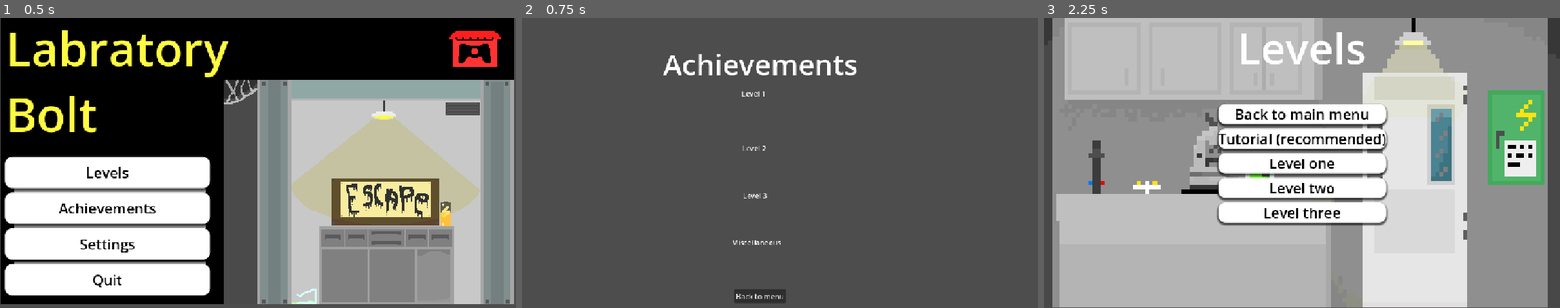
Above: before the commit, frames 1-3 (left to right).
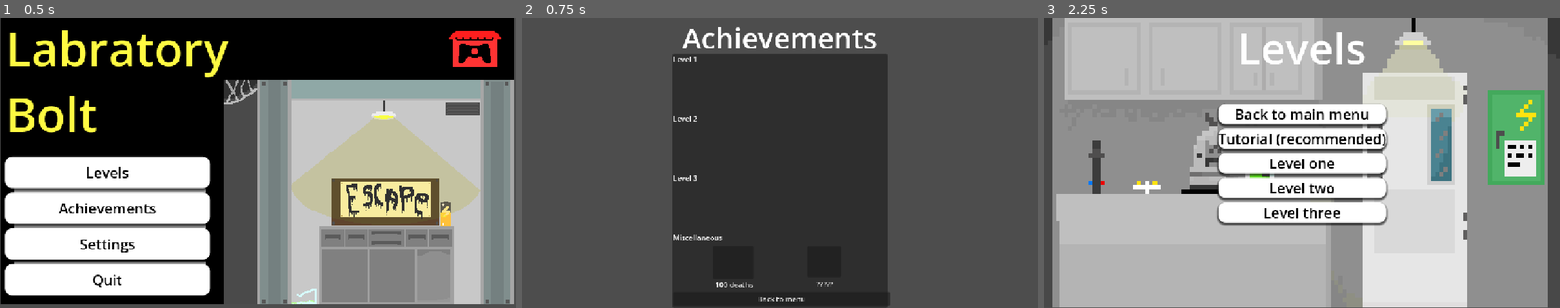
Above: after the commit, the same moments.

Repository: jackrichards-hub/ASSESSMENT
Game: Godot game, scene res://Scenes/menu.tscn
Same seed, same stepped clock (60 frames per second), same inputs: the game is played once before the commit and once after it.
Inputs:
- Up to frame 1 (0.5 s): no input
- Up to frame 2 (0.75 s): click "Achievements" at 0.5 s
- Up to frame 3 (2.25 s): click "Back to menu" at 1.25 s; click "Levels" at 2 s

Frame 1 is identical in both runs. In frame 2, 37% of the frame differs, in the area x 27-72%, y 3-100%; in frame 3, nothing differs.

Commit message:
Set up the script and layout for achievements. Connected this with each level and added a winning time variable to differentiate from total_time_left variable.

Diff:
--- a/assessment-for-year-12/Scenes/achievements.tscn
+++ b/assessment-for-year-12/Scenes/achievements.tscn
@@ -1,53 +1,248 @@
 [gd_scene format=3 uid="uid://driupamdf7o0j"]
 
-[ext_resource type="Script" uid="uid://y4n7mc3671fj" path="res://Scripts/achievements.gd" id="1_7xtne"]
-
-[node name="Achievements" type="Node2D" unique_id=449601824]
-position = Vector2(0, 2)
+[ext_resource type="Script" uid="uid://q03tgujraqbp" path="res://Scripts/achievements.gd" id="1_7xtne"]
+
+[node name="Achievements" type="Control" unique_id=192996801]
+layout_mode = 3
+anchors_preset = 15
+anchor_right = 1.0
+anchor_bottom = 1.0
+grow_horizontal = 2
+grow_vertical = 2
 script = ExtResource("1_7xtne")
 
-[node name="Button" type="Button" parent="." unique_id=41574659]
-offset_left = 474.0
-offset_top = 604.0
-offset_right = 589.0
-offset_bottom = 635.0
-text = "Back to menu"
-
-[node name="Achievements" type="Label" parent="." unique_id=732970989]
-offset_left = 315.0
-offset_top = 57.0
-offset_right = 751.0
-offset_bottom = 155.0
+[node name="Label" type="Label" parent="." unique_id=341590186]
+layout_mode = 1
+anchors_preset = 5
+anchor_left = 0.5
+anchor_right = 0.5
+offset_left = -218.0
+offset_right = 218.0
+offset_bottom = 89.0
+grow_horizontal = 2
 theme_override_font_sizes/font_size = 64
 text = "Achievements"
 
-[node name="Level1" type="Label" parent="." unique_id=1710268848]
-offset_left = 490.0
-offset_top = 155.0
-offset_right = 588.0
-offset_bottom = 204.0
-text = "Level 1
+[node name="Achievement menu" type="Panel" parent="." unique_id=1761151989]
+layout_mode = 0
+offset_left = 336.0
+offset_top = 80.0
+offset_right = 816.0
+offset_bottom = 647.0
+
+[node name="Achievement list" type="VBoxContainer" parent="." unique_id=294688140]
+layout_mode = 0
+offset_left = 337.0
+offset_top = 80.0
+offset_right = 822.0
+offset_bottom = 646.0
+theme_override_constants/separation = 110
+
+[node name="Level1" type="HBoxContainer" parent="Achievement list" unique_id=1648204468]
+layout_mode = 2
+
+[node name="Label" type="Label" parent="Achievement list/Level1" unique_id=41349707]
+layout_mode = 2
+text = "Level 1"
+
+[node name="level130" type="Panel" parent="Achievement list/Level1/Label" unique_id=565455950]
+visible = false
+layout_mode = 0
+offset_left = 17.0
+offset_top = 24.0
+offset_right = 121.0
+offset_bottom = 105.0
+
+[node name="Label" type="Label" parent="Achievement list/Level1/Label/level130" unique_id=852966752]
+layout_mode = 0
+offset_left = 36.0
+offset_top = 82.0
+offset_right = 96.0
+offset_bottom = 105.0
+text = "30"
+
+[node name="level160" type="Panel" parent="Achievement list/Level1/Label" unique_id=1738155955]
+visible = false
+layout_mode = 0
+offset_left = 145.0
+offset_top = 26.0
+offset_right = 264.0
+offset_bottom = 101.0
+
+[node name="Label" type="Label" parent="Achievement list/Level1/Label/level160" unique_id=848723466]
+layout_mode = 0
+offset_left = 49.0
+offset_top = 78.0
+offset_right = 89.0
+offset_bottom = 101.0
+text = "60"
+
+[node name="level1120" type="Panel" parent="Achievement list/Level1/Label" unique_id=1924481669]
+visible = false
+layout_mode = 0
+offset_left = 303.0
+offset_top = 25.0
+offset_right = 434.0
+offset_bottom = 99.0
+
+[node name="Label" type="Label" parent="Achievement list/Level1/Label/level1120" unique_id=395520151]
+layout_mode = 0
+offset_left = 50.0
+offset_top = 83.0
+offset_right = 89.0
+offset_bottom = 106.0
+text = "120"
+
+[node name="Level2" type="HBoxContainer" parent="Achievement list" unique_id=1918247071]
+layout_mode = 2
+
+[node name="Label" type="Label" parent="Achievement list/Level2" unique_id=10914249]
+layout_mode = 2
+text = "Level 2"
+
+[node name="level230" type="Panel" parent="Achievement list/Level2/Label" unique_id=1657041521]
+visible = false
+layout_mode = 0
+offset_left = 24.0
+offset_top = 47.0
+offset_right = 120.0
+offset_bottom = 120.0
+
+[node name="Label" type="Label" parent="Achievement list/Level2/Label/level230" unique_id=556896432]
+layout_mode = 0
+offset_left = 37.0
+offset_top = 73.0
+offset_right = 77.0
+offset_bottom = 96.0
+text = "30"
+
+[node name="level260" type="Panel" parent="Achievement list/Level2/Label" unique_id=1914164643]
+visible = false
+layout_mode = 0
+offset_left = 154.0
+offset_top = 48.0
+offset_right = 274.0
+offset_bottom = 119.0
+
+[node name="Label" type="Label" parent="Achievement list/Level2/Label/level260" unique_id=267368628]
+layout_mode = 0
+offset_left = 45.0
+offset_top = 73.0
+offset_right = 85.0
+offset_bottom = 96.0
+text = "60"
+
+[node name="level2120" type="Panel" parent="Achievement list/Level2/Label" unique_id=1262673649]
+visible = false
+layout_mode = 0
+offset_left = 315.0
+offset_top = 47.0
+offset_right = 431.0
+offset_bottom = 118.0
+
+[node name="Label" type="Label" parent="Achievement list/Level2/Label/level2120" unique_id=1640794749]
+layout_mode = 0
+offset_left = 44.0
+offset_top = 74.0
+offset_right = 84.0
+offset_bottom = 97.0
+text = "120"
+
+[node name="Level3" type="HBoxContainer" parent="Achievement list" unique_id=1940926809]
+layout_mode = 2
+
+[node name="Label" type="Label" parent="Achievement list/Level3" unique_id=2062964588]
+layout_mode = 2
+text = "Level 3"
+
+[node name="level350" type="Panel" parent="Achievement list/Level3/Label" unique_id=2042835405]
+visible = false
+layout_mode = 0
+offset_left = 10.0
+offset_top = 29.0
+offset_right = 136.0
+offset_bottom = 109.0
+
+[node name="Label" type="Label" parent="Achievement list/Level3/Label/level350" unique_id=1816491917]
+layout_mode = 0
+offset_left = 44.0
+offset_top = 79.0
+offset_right = 84.0
+offset_bottom = 102.0
+text = "30"
+
+[node name="level3100" type="Panel" parent="Achievement list/Level3/Label" unique_id=210560289]
+visible = false
+layout_mode = 0
+offset_left = 173.0
+offset_top = 29.0
+offset_right = 292.0
+offset_bottom = 109.0
+
+[node name="Label" type="Label" parent="Achievement list/Level3/Label/level3100" unique_id=1634843213]
+layout_mode = 0
+offset_left = 47.0
+offset_top = 81.0
+offset_right = 87.0
+offset_bottom = 104.0
+text = "60"
+
+[node name="level3150" type="Panel" parent="Achievement list/Level3/Label" unique_id=2024487299]
+visible = false
+layout_mode = 0
+offset_left = 314.0
+offset_top = 31.0
+offset_right = 425.0
+offset_bottom = 111.0
+
+[node name="Label" type="Label" parent="Achievement list/Level3/Label/level3150" unique_id=551148360]
+layout_mode = 0
+offset_left = 40.0
+offset_top = 83.0
+offset_right = 80.0
+offset_bottom = 106.0
+text = "120"
+
+[node name="Miscellaneous" type="HBoxContainer" parent="Achievement list" unique_id=1534744464]
+layout_mode = 2
+
+[node name="Label" type="Label" parent="Achievement list/Miscellaneous" unique_id=1483909276]
+layout_mode = 2
+text = "Miscellaneous"
+
+[node name="miscdeath" type="Panel" parent="Achievement list/Miscellaneous/Label" unique_id=2139213945]
+layout_mode = 0
+offset_left = 90.0
+offset_top = 30.0
+offset_right = 180.0
+offset_bottom = 105.0
+
+[node name="Label" type="Label" parent="Achievement list/Miscellaneous/Label/miscdeath" unique_id=347043852]
+layout_mode = 0
+offset_left = 4.0
+offset_top = 75.0
+offset_right = 89.0
+offset_bottom = 98.0
+text = "100 deaths"
+
+[node name="miscsecret" type="Panel" parent="Achievement list/Miscellaneous/Label" unique_id=759821597]
+layout_mode = 0
+offset_left = 300.0
+offset_top = 31.0
+offset_right = 375.0
+offset_bottom = 100.0
+
+[node name="Label" type="Label" parent="Achievement list/Miscellaneous/Label/miscsecret" unique_id=2141141590]
+layout_mode = 0
+offset_left = 20.0
+offset_top = 73.0
+offset_right = 60.0
+offset_bottom = 96.0
+text = "?????"
+
+[node name="Button" type="Button" parent="Achievement list" unique_id=1052334495]
+layout_mode = 2
+text = "Back to menu
 "
 
-[node name="Level2" type="Label" parent="." unique_id=2009752729]
-offset_left = 491.0
-offset_top = 277.0
-offset_right = 545.0
-offset_bottom = 300.0
-text = "Level 2"
-
-[node name="Level3" type="Label" parent="." unique_id=1488849498]
-offset_left = 493.0
-offset_top = 383.0
-offset_right = 565.0
-offset_bottom = 417.0
-text = "Level 3"
-
-[node name="Miscellaneous" type="Label" parent="." unique_id=1475963907]
-offset_left = 468.0
-offset_top = 488.0
-offset_right = 582.0
-offset_bottom = 511.0
-text = "Miscellaneous "
-
-[connection signal="pressed" from="Button" to="." method="_on_button_pressed"]
+[connection signal="pressed" from="Achievement list/Button" to="." method="_on_button_pressed"]
--- a/assessment-for-year-12/Scripts/achievements.gd
+++ b/assessment-for-year-12/Scripts/achievements.gd
@@ -1,9 +1,34 @@
-extends Node2D
+extends Control
+
+@onready var level130: Panel = $"Achievement list/Level1/Label/level130"
+@onready var level160: Panel = $"Achievement list/Level1/Label/level160"
+@onready var level1120: Panel = $"Achievement list/Level1/Label/level1120"
+@onready var level230: Panel = $"Achievement list/Level2/Label/level230"
+@onready var level260: Panel = $"Achievement list/Level2/Label/level260"
+@onready var level2120: Panel = $"Achievement list/Level2/Label/level2120"
+@onready var level350: Panel = $"Achievement list/Level3/Label/level350"
+@onready var level3100: Panel = $"Achievement list/Level3/Label/level3100"
+@onready var level3150: Panel = $"Achievement list/Level3/Label/level3150"
 
 
 # Called when the node enters the scene tree for the first time.
 func _ready() -> void:
-	pass # Replace with function body.
+	var t1 := Level_1.winning_time
+	var t2 := Level_2.winning_time
+	var t3 := Level_3.winning_time
+	if t1 > 0:
+		level130.visible = t1 <= 30
+		level160.visible = t1 <= 60
+		level1120.visible = t1 <= 120
+	if t2 > 0:
+		level230.visible = t2 <= 30
+		level260.visible = t2 <= 60
+		level2120.visible = t2 <= 120
+	if t3 > 0:
+		level350.visible = t3 <= 50
+		level3100.visible = t3 <= 100
+		level3150.visible = t3 <= 150
+
 
 
 # Called every frame. 'delta' is the elapsed time since the previous frame.
--- a/assessment-for-year-12/Scripts/game_timer.gd
+++ b/assessment-for-year-12/Scripts/game_timer.gd
@@ -1,6 +1,6 @@
 extends Control
-
-var total_time_in_secs : int = 0
+class_name GameTimer
+static var total_time_in_secs : int = 0
 
 func _ready():
 	$Timer.start()
--- a/assessment-for-year-12/Scripts/level_1.gd
+++ b/assessment-for-year-12/Scripts/level_1.gd
@@ -1,13 +1,20 @@
 extends Node2D
+class_name Level_1
+
 
 @onready var settings: Panel = $Settings
 @onready var player: Player = $Player
 
+static var winning_time: float = 0.0
+
 func _on_back_to_main_menu_pressed() -> void:
+	GameTimer.total_time_in_secs = 0
 	get_tree().change_scene_to_file("res://Scenes/menu.tscn")
 
 
 func _on_elevator_body_entered(body: Node2D) -> void:
 	if player.battery_count >= 8:
 		print("you won")
+		Level_1.winning_time = GameTimer.total_time_in_secs
+		GameTimer.total_time_in_secs = 0
 		get_tree().change_scene_to_file("res://Scenes/win_menu.tscn")
--- a/assessment-for-year-12/Scripts/level_2.gd
+++ b/assessment-for-year-12/Scripts/level_2.gd
@@ -1,13 +1,17 @@
 extends Node2D
-
+class_name Level_2
 
 @onready var player: Player = $Player
 
+static var winning_time: float = 0.0
 
 func _on_back_to_main_menu_pressed() -> void:
+	GameTimer.total_time_in_secs = 0
 	get_tree().change_scene_to_file("res://Scenes/menu.tscn")
 
 func _on_elevator_body_entered(body: Node2D) -> void:
 	if player.battery_count >= 10:
 		print("you won")
+		Level_2.winning_time = GameTimer.total_time_in_secs
+		GameTimer.total_time_in_secs = 0
 		get_tree().change_scene_to_file("res://Scenes/win_menu.tscn")
--- a/assessment-for-year-12/Scripts/level_3.gd
+++ b/assessment-for-year-12/Scripts/level_3.gd
@@ -1,12 +1,18 @@
 extends Node2D
+class_name Level_3
 
 @onready var player: Player = $Player
 
+static var winning_time: float = 0.0
+
 func _on_back_to_main_menu_pressed() -> void:
+	GameTimer.total_time_in_secs = 0
 	get_tree().change_scene_to_file("res://Scenes/menu.tscn")
 
 
 func _on_elevator_body_entered(body: Node2D) -> void:
 	if player.battery_count >= 9:
 		print("you won")
+		Level_3.winning_time = GameTimer.total_time_in_secs
+		GameTimer.total_time_in_secs = 0
 		get_tree().change_scene_to_file("res://Scenes/win_menu.tscn")
Not shown, changed: assessment-for-year-12/Scripts/achievements.gd.uid
